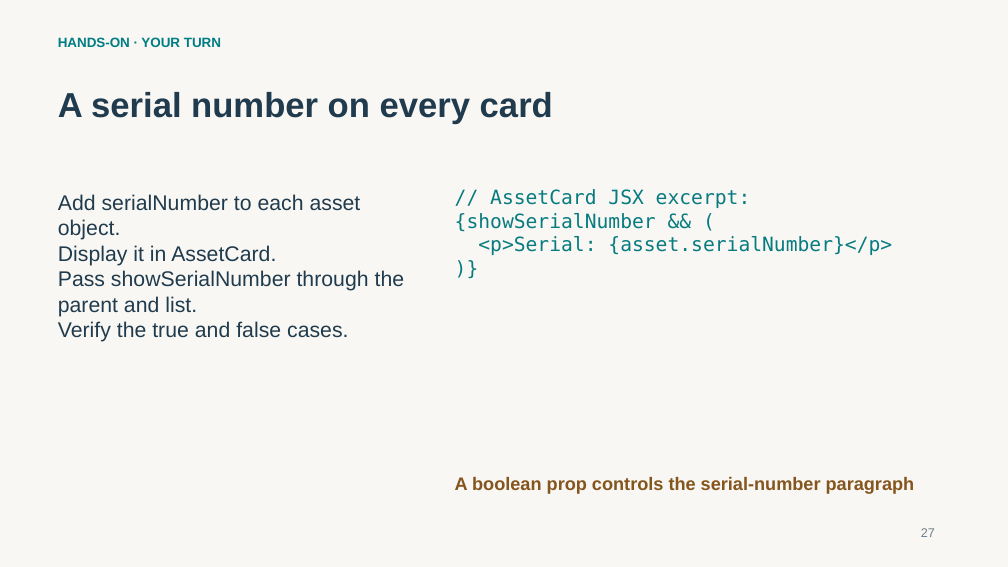
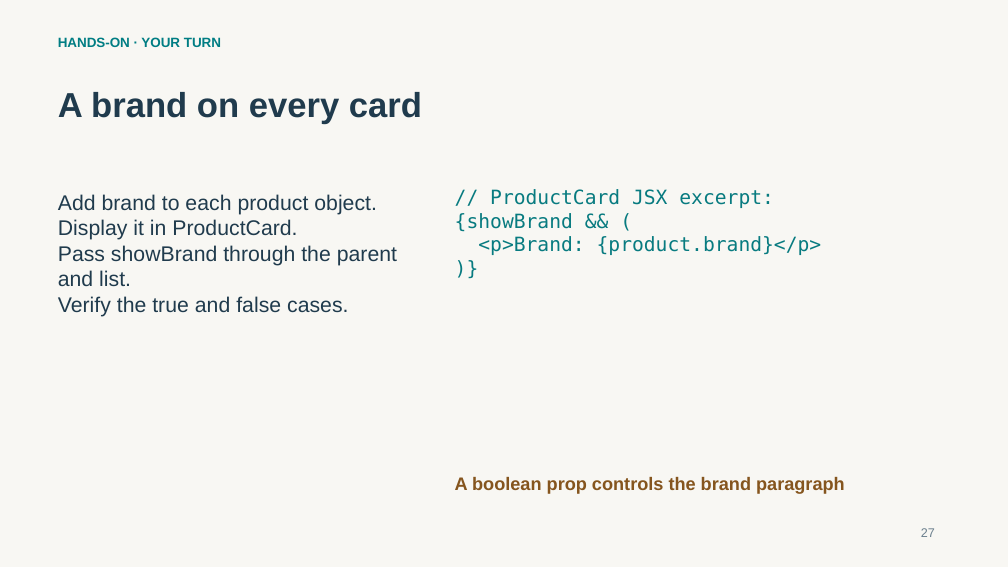
Before and after one commit to thesubhaprasad/tcs-sme-reactjs-learning, a slide deck: slide 27 of training/day-2/2_ReactJS_Day_Two_Subha_Prasad.pptx. Drawn at 1008x567 pixels with LibreOffice and Linux fonts; fonts in the diff are those of the drawing. Boxes give left, top, right and bottom in pixels: in the first picture for what was removed or moved away, otherwise in the second. Text is boxed around its words. In the diff, an @@ line names an element or a change of style, - is before the commit and + after.

Commit message:
Use Product Catalog for Day 2 components and training

```diff
--- a/training/day-2/2_ReactJS_Day_Two_Subha_Prasad.pptx
+++ b/training/day-2/2_ReactJS_Day_Two_Subha_Prasad.pptx
@@ text at bbox=[58, 92, 422, 124]: text changed @@
-A serial number on every card
+A brand on every card
@@ text at bbox=[58, 194, 397, 286]: text changed @@
-Add serialNumber to each asset object.
-Display it in AssetCard.
-Pass showSerialNumber through the parent and list.
+Add brand to each product object.
+Display it in ProductCard.
+Pass showBrand through the parent and list.
@@ text at bbox=[455, 189, 822, 255]: text changed @@
-// AssetCard JSX excerpt:
-{showSerialNumber && (
-<p>Serial: {asset.serialNumber}</p>
+// ProductCard JSX excerpt:
+{showBrand && (
+<p>Brand: {product.brand}</p>
@@ text at bbox=[455, 477, 845, 494]: text changed @@
-A boolean prop controls the serial-number paragraph
+A boolean prop controls the brand paragraph
```
Also in this commit, not shown: 24 other slides changed, 23 other files.
